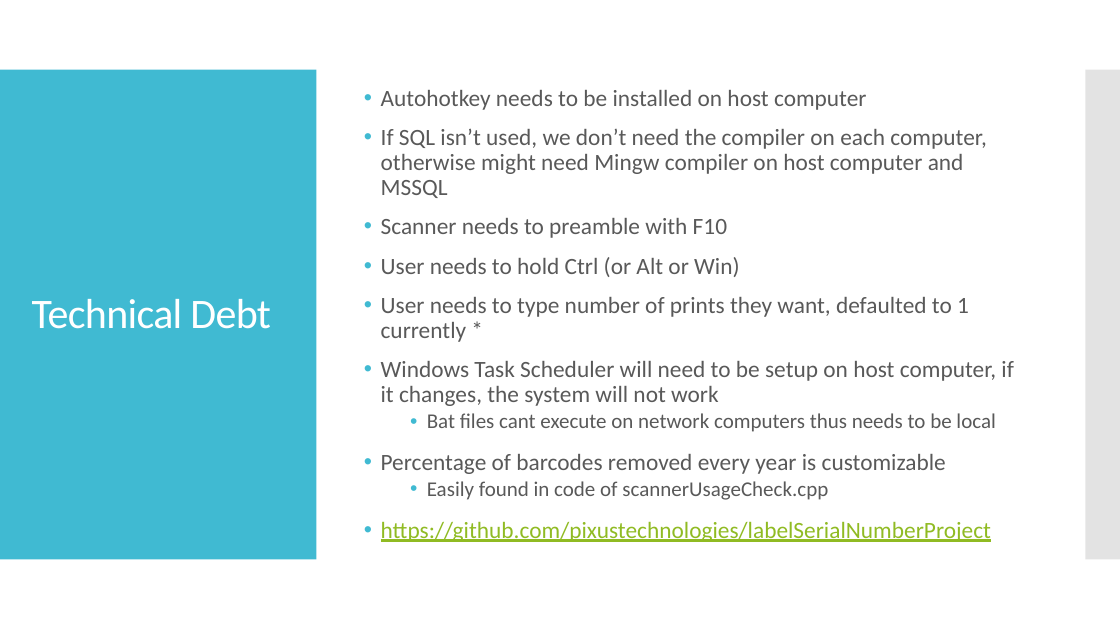
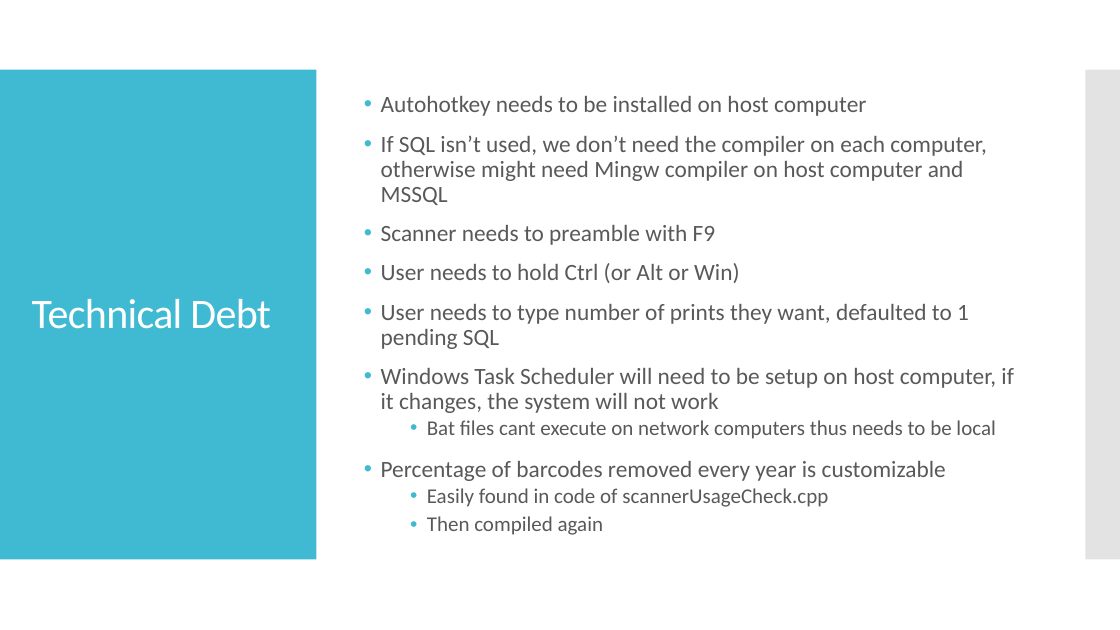
Before and after one commit to pixustechnologies/labelSerialNumberProject, a slide deck: slide 15 of LabelSerialNumberChangeProposal.pptx (slide 11 before the commit). Drawn at 1120x630 pixels with LibreOffice and Linux fonts; fonts in the diff are those of the drawing. Boxes give left, top, right and bottom in pixels: in the first picture for what was removed or moved away, otherwise in the second. Text is boxed around its words. In the diff, an @@ line names an element or a change of style, - is before the commit and + after.

```diff
--- a/LabelSerialNumberChangeProposal.pptx
+++ b/LabelSerialNumberChangeProposal.pptx
@@ text at (381, 225, 716, 245): text changed @@
-• Scanner needs to preamble with F10
+• Scanner needs to preamble with F9
@@ text at (381, 304, 969, 349): text changed @@
-• User needs to type number of prints they want, defaulted to 1 currently *
+• User needs to type number of prints they want, defaulted to 1 pending SQL
@@ text at (427, 516, 603, 535): text changed; size 20 to 18 pt; text colour #90BB23 to #595959 @@
-• https://github.com/pixustechnologies/labelSerialNumberProject
+  • Then compiled again
```
Also in this commit, not shown: 9 other slides changed, 4 slides added, 12 other files.
